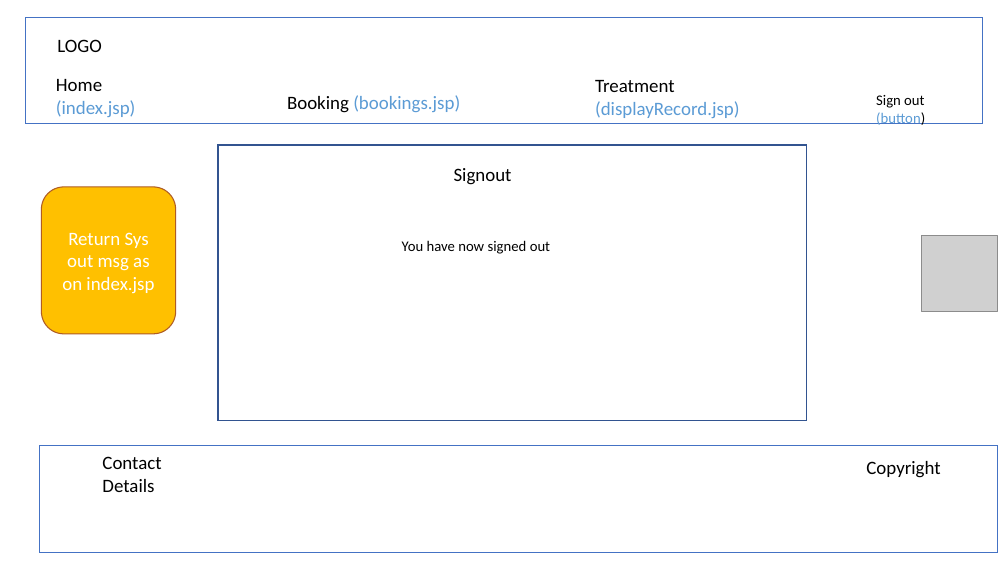
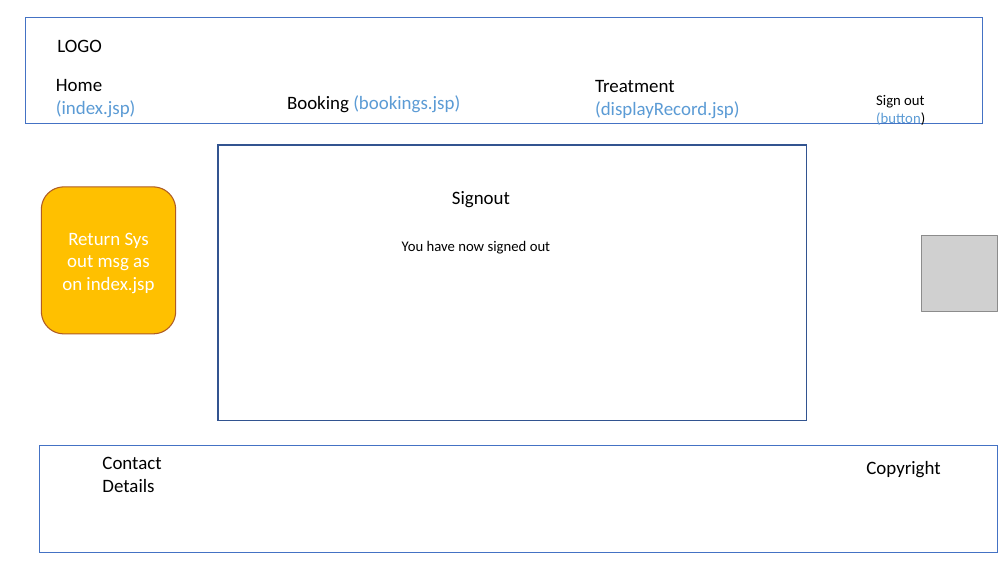
Before and after one commit to aaliceinw/ttagn2, a slide deck: slide 12 of Hospital Management Designv2.pptx (slide 11 before the commit). Drawn at 1008x567 pixels with LibreOffice and Linux fonts; fonts in the diff are those of the drawing; grey boxes stand for pictures. Boxes give left, top, right and bottom in pixels: in the first picture for what was removed or moved away, otherwise in the second. Text is boxed around its words. In the diff, an @@ line names an element or a change of style, - is before the commit and + after.

```diff
--- a/Hospital Management Designv2.pptx
+++ b/Hospital Management Designv2.pptx
@@ text "Signout": place and size @@
-text "Signout" at [454,168,512,185]
+text "Signout" at [452,191,510,208]
```
Also in this commit, not shown: 2 other slides changed, 1 slide added, 6 other files.
